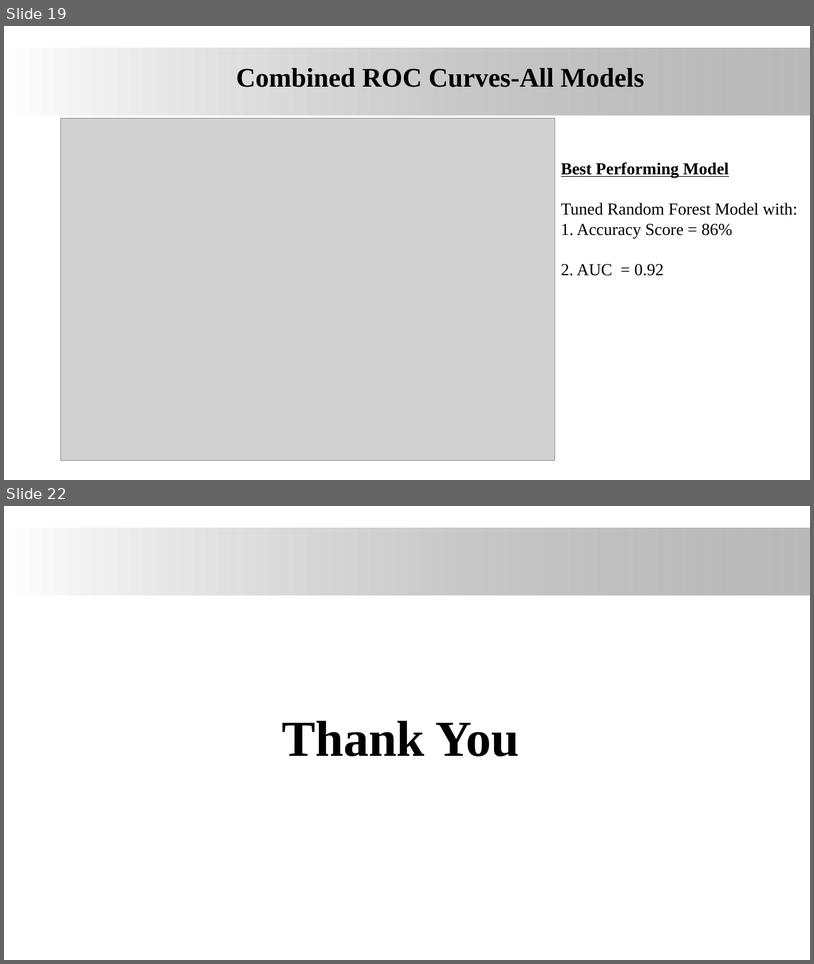
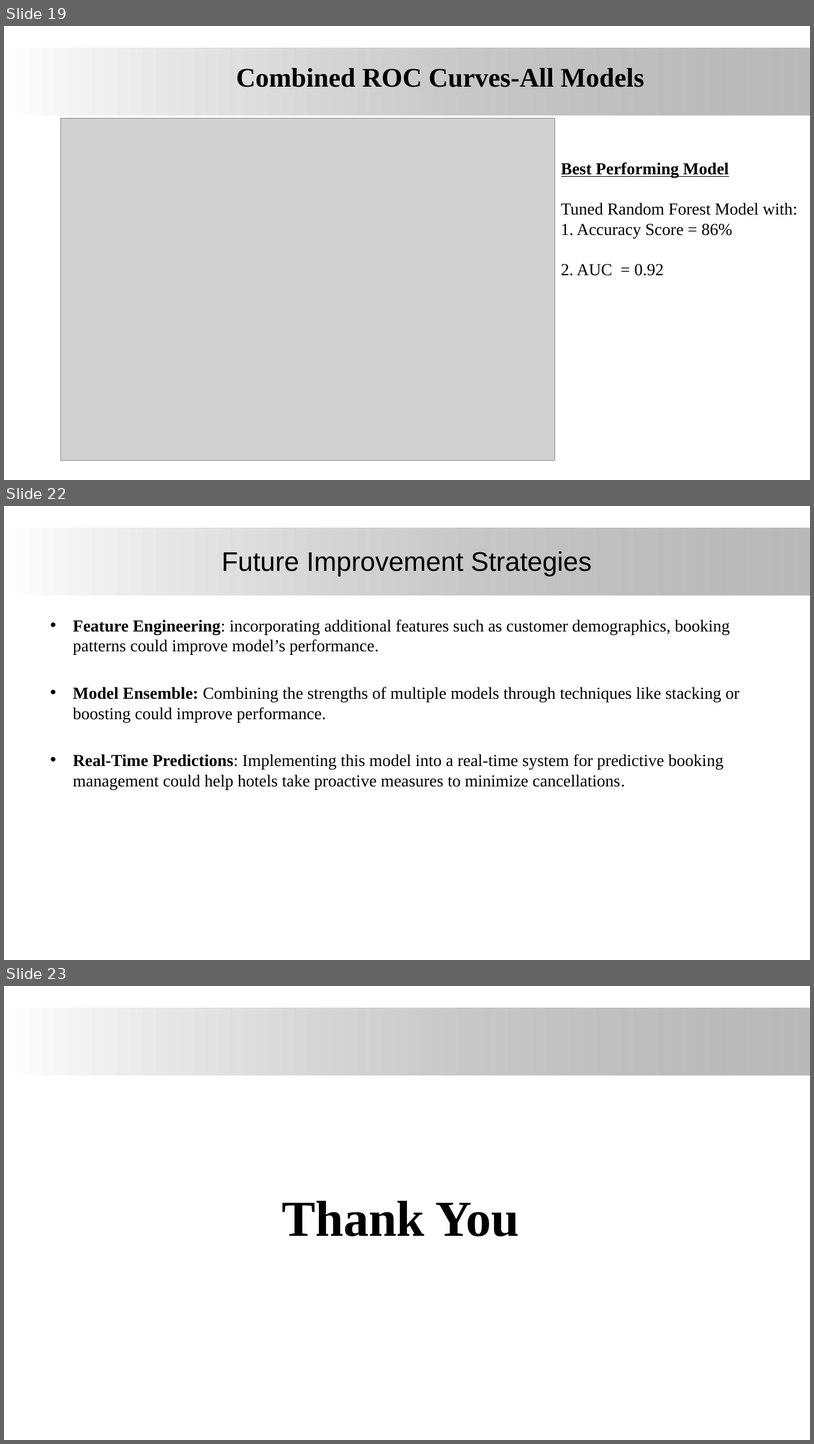
Before and after one commit to James-tech4/JAMES-PHASE-3-DSPT-8-PROJECT, a slide deck: Presentation.pptx. Shown one above the other, each under a label of ours: slides 19 and 22 before the commit, slides 19, 22 and 23 after it; the slides between them are not shown. The pictures are 814x964 and 814x1444 pixels, drawn with LibreOffice and Linux fonts; fonts in the diff are those of the drawing; grey boxes stand for pictures; background and template pictures are left out. Boxes give left, top, right and bottom in pixels: in the first picture for what was removed or moved away, otherwise in the second. Text is boxed around its words. In the diff, an @@ line names an element or a change of style, - is before the commit and + after.

```diff
--- a/Presentation.pptx
+++ b/Presentation.pptx
@@ slide 22 added at (4, 506, 810, 960), background #FFFFFF; not listed: 1 template element that a slide beside it also shows @@
@@ title added at (222, 551, 592, 576), 32 pt, text #000000 @@
+Future Improvement Strategies
@@ text added at (73, 619, 740, 789), 20 pt, text #000000 @@
+• Feature Engineering: incorporating additional features such as customer demographics, booking patterns could improve model’s performance.
+• Model Ensemble: Combining the strengths of multiple models through techniques like stacking or boosting could improve performance.
+• Real-Time Predictions: Implementing this model into a real-time system for predictive booking management could help hotels take proactive measures to minimize cancellations.
@@ what was slide 22 is now slide 23 @@
```
Also in this commit, not shown: 3 slides changed.
